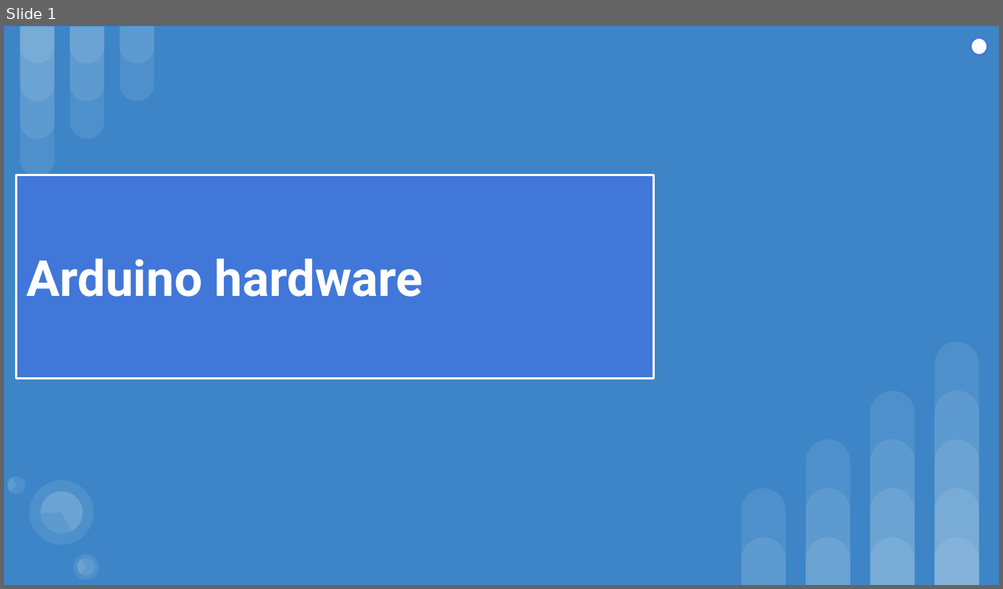
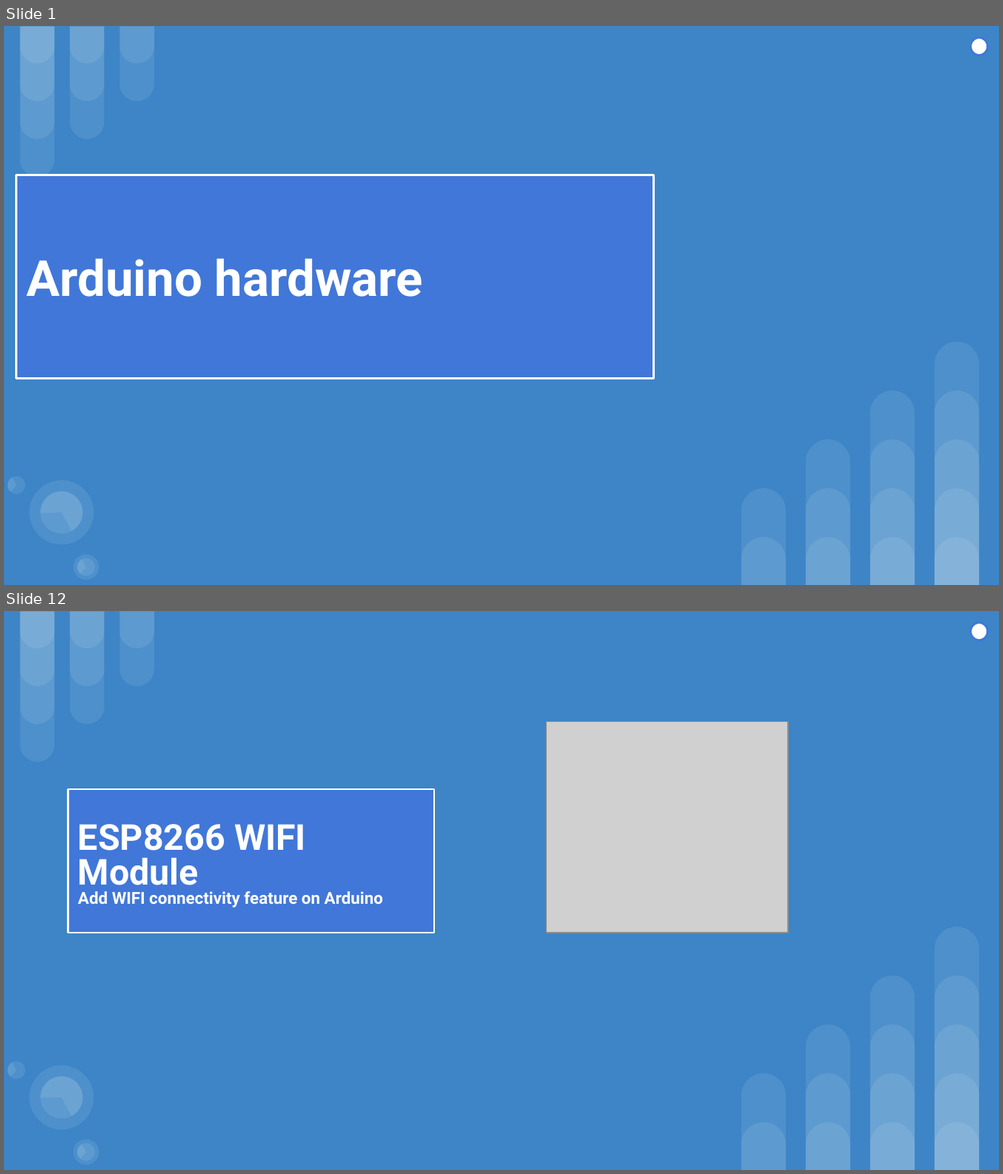
Before and after one commit to sajinamatya/Fake_news-classification, a slide deck: New.pptx. Shown one above the other, each under a label of ours: slide 1 before the commit, slides 1 and 12 after it; the slides between them are not shown. The pictures are 1003x589 and 1003x1174 pixels, drawn with LibreOffice and Linux fonts; fonts in the diff are those of the drawing; grey boxes stand for pictures. Boxes give left, top, right and bottom in pixels: in the first picture for what was removed or moved away, otherwise in the second. Text is boxed around its words. In the diff, an @@ line names an element or a change of style, - is before the commit and + after.

```diff
--- a/New.pptx
+++ b/New.pptx
@@ slide 12 added at bbox=[4, 611, 999, 1170], background #3D85C6; not listed: 23 template elements that a slide beside it also shows @@
@@ ellipse added at bbox=[970, 623, 987, 641], fill #FFFFFF, outline #4177D8 1.5 pt @@
@@ picture added at bbox=[546, 721, 788, 932] @@
@@ rectangle added at bbox=[68, 789, 434, 932], fill #4177D8, outline #FFFFFF 1.5 pt, 12 pt, text #FFFFFF, bold @@
+ESP8266 WIFI Module
+Add WIFI connectivity feature on Arduino
@@ group added at bbox=[5, 1053, 106, 1170]: 5 ellipses, 3 pie slice (boxed as its full ellipse)s @@
```
Also in this commit, not shown: 8 slides changed, 5 other slides added, 1 slide removed.
